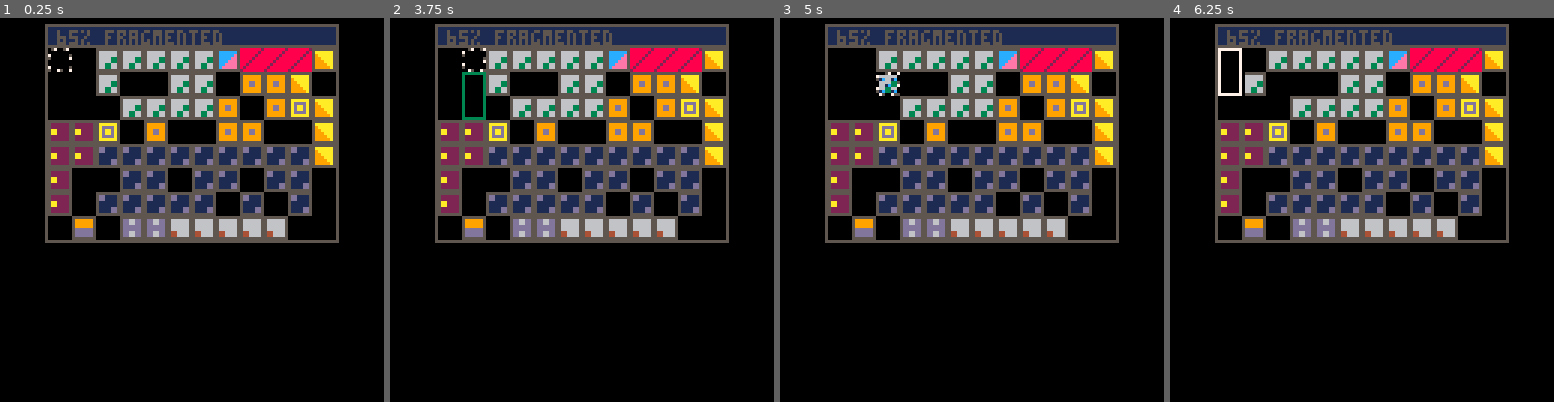
Above: before the commit, frames 1-4 (left to right).
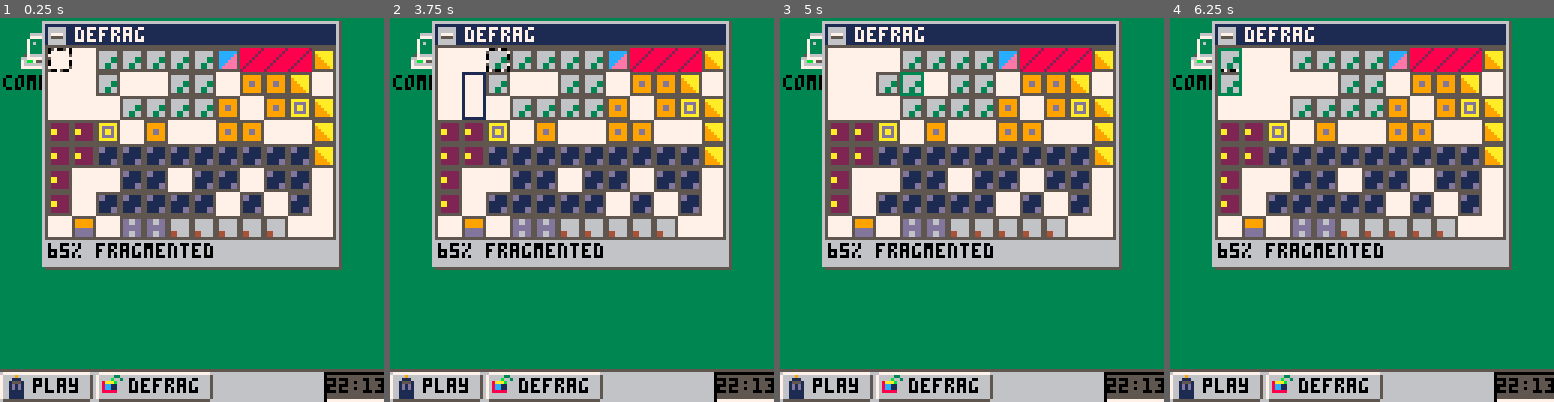
Above: after the commit, the same moments.

Repository: lkingsford/pico8-projects
Game: PICO-8 cartridge defrag.p8
Same seed, same stepped clock (60 frames per second), same inputs: the game is played once before the commit and once after it.
Inputs:
- Up to frame 1 (0.25 s): no input
- Up to frame 2 (3.75 s): tap O (Z key) at 0.33, 0.7, 1.43, 2.22, 3.1 s; tap X (X key) at 1.07, 2.07, 2.4, 2.73, 3.07, 3.4, 3.73 s; hold Left 1.97-2.37 s; hold Down 2.42-2.82 s; hold Right 2.87-3.53 s; hold Up from 3.58 s (still down)
- Up to frame 3 (5 s): tap O (Z key) at 3.98, 4.87 s; tap X (X key) at 4.07, 4.4, 4.73 s; release Up at 4.08 s; hold Right 4.13-4.53 s; hold Down from 4.58 s (still down)
- Up to frame 4 (6.25 s): tap X (X key) every 0.33 s from 5.07 to 6.07 s; release Down at 5.08 s; hold Left 5.13-5.8 s; tap O (Z key) at 5.75 s; hold Up 5.85-6.18 s; hold Left from 6.23 s (still down)

The runs differ from the first frame. In frame 1, 69% of the frame differs, in the area x 0-100%, y 0-100%; in frame 2, 69%; in frame 3, 69%; in frame 4, 70%.

Commit message:
Lots of unnecessary aesthetics

Diff:
--- a/defrag.p8
+++ b/defrag.p8
@@ -207,8 +207,6 @@
 			end end
 			for _x=0,d[1]-1 do for _y=0,d[2]-1 do
 				m=mget(_x+32,_y)
-				rectfill((xy_csr[1]+_x)*8,(xy_csr[2]+_y)*8,(xy_csr[1]+_x)*8+7,(xy_csr[2]+_y)*8+7,7)
-				flip()
 				if m!=0 then
 					mset(mv_csr[1]+_x,mv_csr[2]+_y,mget(_x+32,_y))
 				end
@@ -229,12 +227,49 @@
 
 draw_frame=0
 
+function fbtn(x0,y0,x1,y1,s,t)
+	line(x0+1,y0,x1-1,y0,7)
+	line(x0,y0+1,x0,y1-1,7)
+	line(x0+1,y1,x1-1,y1,5)
+	line(x1,y0+1,x1,y1-1,5)
+	spr(s,x0+1,y0+1)
+	print(t,x0+11,y0+2,0)
+end
+
+function pad(i,z)
+ s = tostr(i)
+	for _=0,z-#s-1 do s="0"..s end
+	return s
+end
+
 function _draw()
  draw_frame+=1
-	cls()
+	cls(3)
+	--unnecessary background
+	camera()
+	spr(32,5,5,2,2)
+	print("computer", 1,19,0)
+	line(0,117,127,117,5)
+	rectfill(0,118,127,127,6)
+	fbtn(0,118,30,127,34,"play")
+	fbtn(32,118,70,127,35,"defrag")
+	rectfill(108,118,127,127,5)
+	line(108,127,127,127,7)
+	line(108,118,108,127,0)
+	line(108,118,127,118,0)
+	t()
+	print(pad(stat(93),2)..":"..pad(stat(94),2), 109,120,0)
+	--unnecessary window aesthetics
 	camera(-64+(w*4),-10)
+	rect(-1,-9,w*8+1,h*9+1,5)
+	rectfill(-2,-9,w*8,h*9,7)
+	rectfill(-2,-9,w*8,-1,1)
+	rect(-2,-9,w*8,h*9,6)
 	map(0,0,0,0,w,h)
-	rect(-1,-1,w*8,h*8,5)
+	rectfill(-2,h*8,w*8,h*9,6)
+	rect(-1,-1,w*8-1,h*8-1,5)
+	print("defrag",9,-7,7)
+	spr(50, -1, -8)
 	--selection palette
 	pal(({{[0]=0,0,0,5,7,1,12,7,0},{[0]=0,7,0,0,5,1,12,7,0},{[0]=0,5,7,0,0,1,12,7,0},{[0]=0,0,5,7,0,1,12,7,0}})[draw_frame\4%4+1])
 	if mode==0 then
@@ -285,10 +320,7 @@
 		rect(pass_flash_rect[1],pass_flash_rect[2],pass_flash_rect[3],pass_flash_rect[4],c)
 	end
 	--score
-	camera()
-	rectfill(64-(w*4)-1,2,64+(w*4),8,1)
-	rect(64-(w*4)-1,2,64+(w*4),9,5)
-	print(tostr(frag).."% fragmented",64-(w*4)+3,4)
+	print(tostr(frag).."% fragmented",0,h*8+1,0)
 end
 
 _init_game()
Not shown, changed: 21 lines of the sprite sheet (__gfx__) section of defrag.p8
